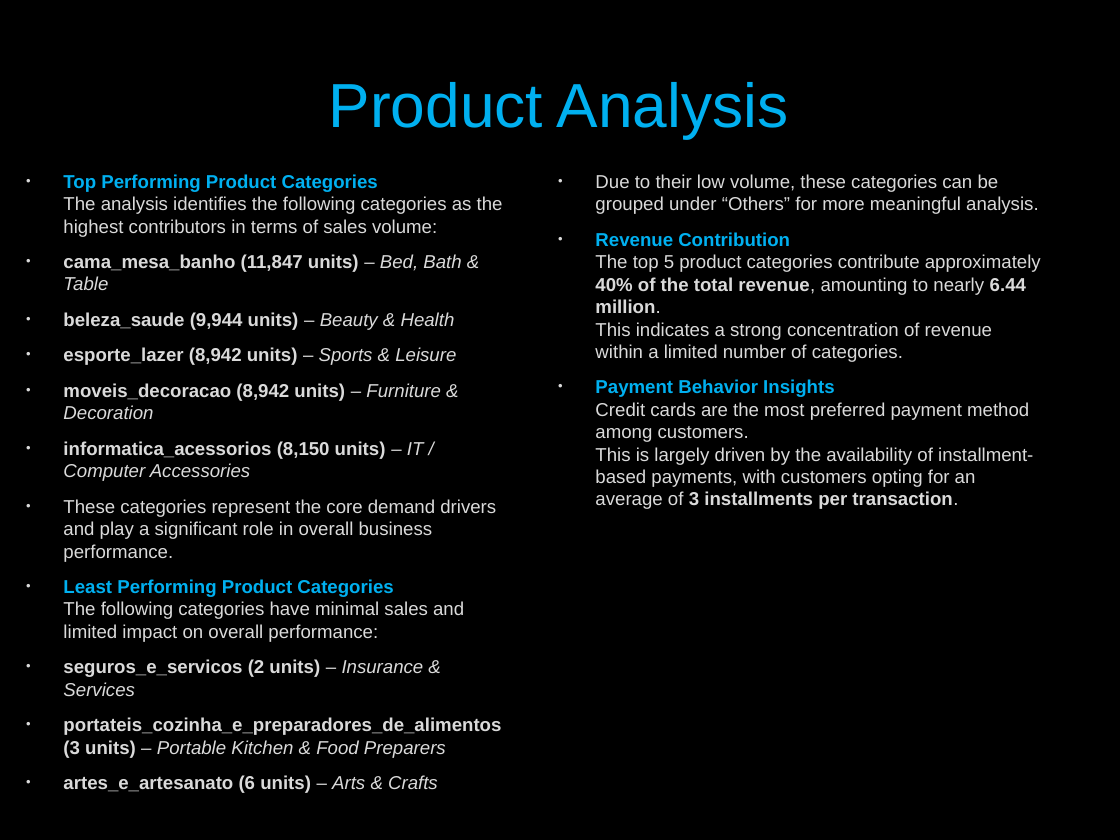
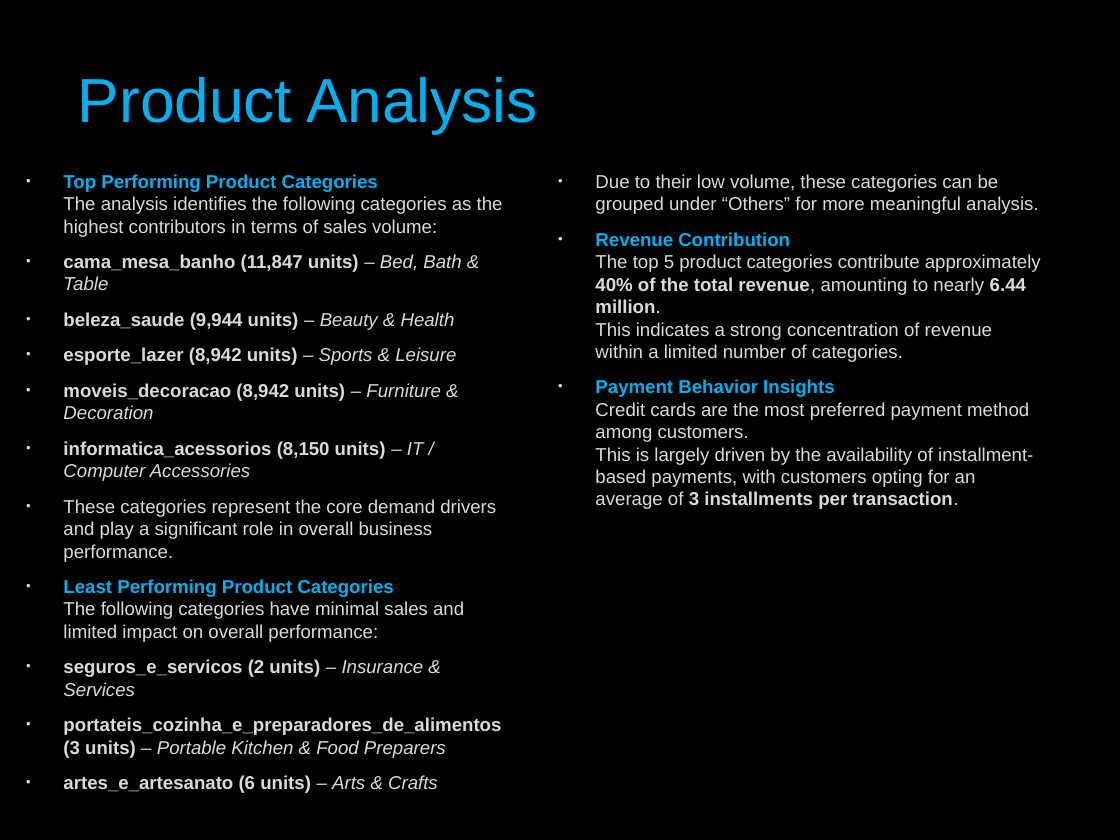
Before and after one commit to AlokYadav310703/Olist-Product-Sales-Analysis, a slide deck: slide 6 of presentation/Project Overview.pptx. Drawn at 1120x840 pixels with LibreOffice and Linux fonts; fonts in the diff are those of the drawing; background and template pictures are left out. Boxes give left, top, right and bottom in pixels: in the first picture for what was removed or moved away, otherwise in the second. Text is boxed around its words. In the diff, an @@ line names an element or a change of style, - is before the commit and + after.

```diff
--- a/presentation/Project Overview.pptx
+++ b/presentation/Project Overview.pptx
@@ title "Product Analysis": place and size @@
-title "Product Analysis" at (329, 82, 789, 138)
+title "Product Analysis" at (78, 77, 538, 134)
@@ title "Product Analysis" at (78, 77, 538, 134): alignment centre to left @@
```
Also in this commit, not shown: 10 other slides changed, 3 slides added, 4 other files.
